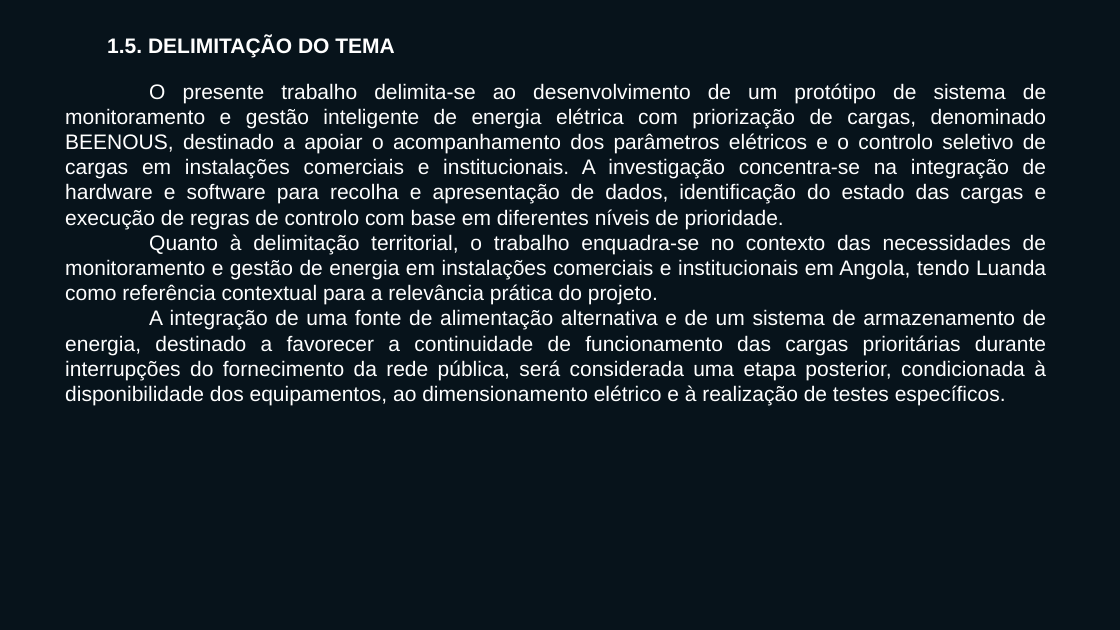
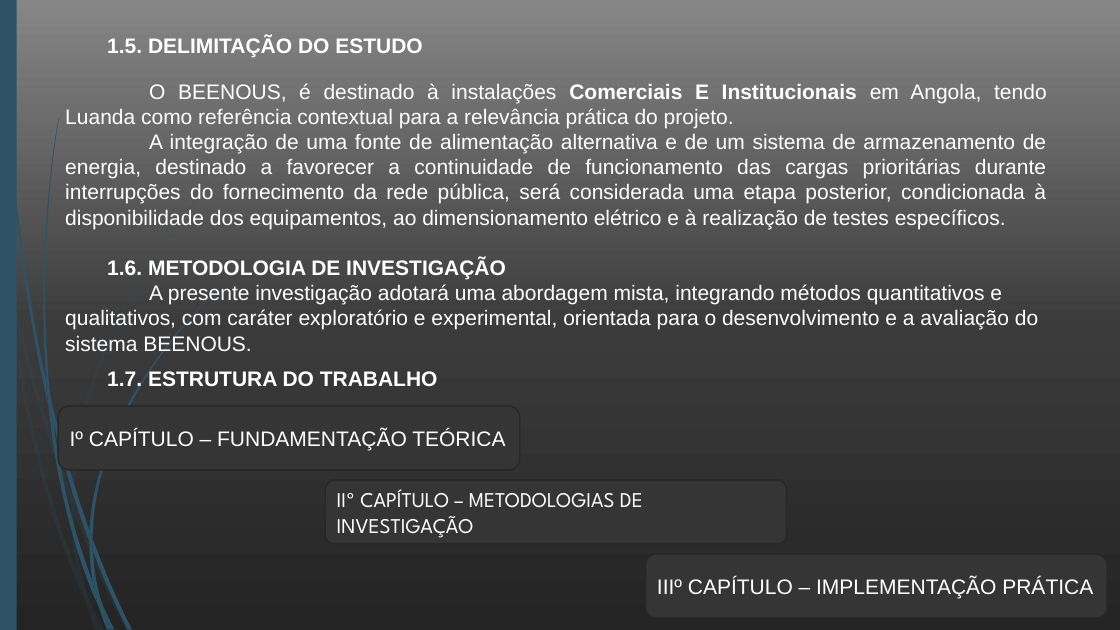
Before and after one commit to antoniosabino2026/BEENOUS, a slide deck: slide 8 of TCC/SLIDES/BEENOUS-Better-Energy-Efficiency.pptx. Drawn at 1120x630 pixels with LibreOffice and Linux fonts; fonts in the diff are those of the drawing. Boxes give left, top, right and bottom in pixels: in the first picture for what was removed or moved away, otherwise in the second. Text is boxed around its words. In the diff, an @@ line names an element or a change of style, - is before the commit and + after.

```diff
--- a/TCC/SLIDES/BEENOUS-Better-Energy-Efficiency.pptx
+++ b/TCC/SLIDES/BEENOUS-Better-Energy-Efficiency.pptx
@@ background #07131B to gradient #242424 to #3B3B3B to #868686 @@
@@ rectangle added at (0, 0, 17, 630), fill #2E5369 @@
@@ text at (107, 36, 422, 57): text changed @@
-1.5. DELIMITAÇÃO DO TEMA
+1.5. DELIMITAÇÃO DO ESTUDO
@@ text at (65, 83, 1047, 128): text changed @@
-O presente trabalho delimita-se ao desenvolvimento de um protótipo de sistema de monitoramento e gestão inteligente de energia elétrica com priorização de cargas, denominado BEENOUS, destinado a apoiar o acompanhamento dos parâmetros elétricos e o controlo seletivo de cargas em instalações comerciais e institucionais. A investigação concentra-se na integração de hardware e software para recolha e apresentação de dados, identificação do estado das cargas e execução de regras de controlo com base em diferentes níveis de prioridade.
-Quanto à delimitação territorial, o trabalho enquadra-se no contexto das necessidades de monitoramento e gestão de energia em instalações comerciais e institucionais em Angola, tendo Luanda como referência contextual para a relevância prática do projeto.
+O BEENOUS, é destinado à instalações Comerciais E Institucionais em Angola, tendo Luanda como referência contextual para a relevância prática do projeto.
@@ text at (65, 259, 1038, 355): paragraphs added @@
+  1.6. METODOLOGIA DE INVESTIGAÇÃO
+A presente investigação adotará uma abordagem mista, integrando métodos quantitativos e qualitativos, com caráter exploratório e experimental, orientada para o desenvolvimento e a avaliação do sistema BEENOUS.
@@ text added at (107, 370, 438, 391), 18 pt, text #FFFFFF, bold @@
+  1.7. ESTRUTURA DO TRABALHO
@@ rounded rectangle added at (58, 406, 519, 470), fill #353535, outline #272727 1.25 pt, 18 pt, text #FFFFFF @@
+    Iº CAPÍTULO – FUNDAMENTAÇÃO TEÓRICA
@@ rounded rectangle added at (325, 481, 786, 544), fill #353535, outline #272727 1.25 pt, 18 pt, text #FFFFFF @@
+    IIº CAPÍTULO – METODOLOGIAS DE INVESTIGAÇÃO
@@ rounded rectangle added at (646, 555, 1107, 618), fill #353535, outline #272727 1.25 pt, 18 pt, text #FFFFFF @@
+    IIIº CAPÍTULO – IMPLEMENTAÇÃO PRÁTICA
@@ group added at (0, 129, 262, 630): 10 freeform shapes @@
@@ group added at (3, 0, 218, 630): 12 freeform shapes @@
```
Also in this commit, not shown: 7 other slides changed, 9 other files.
